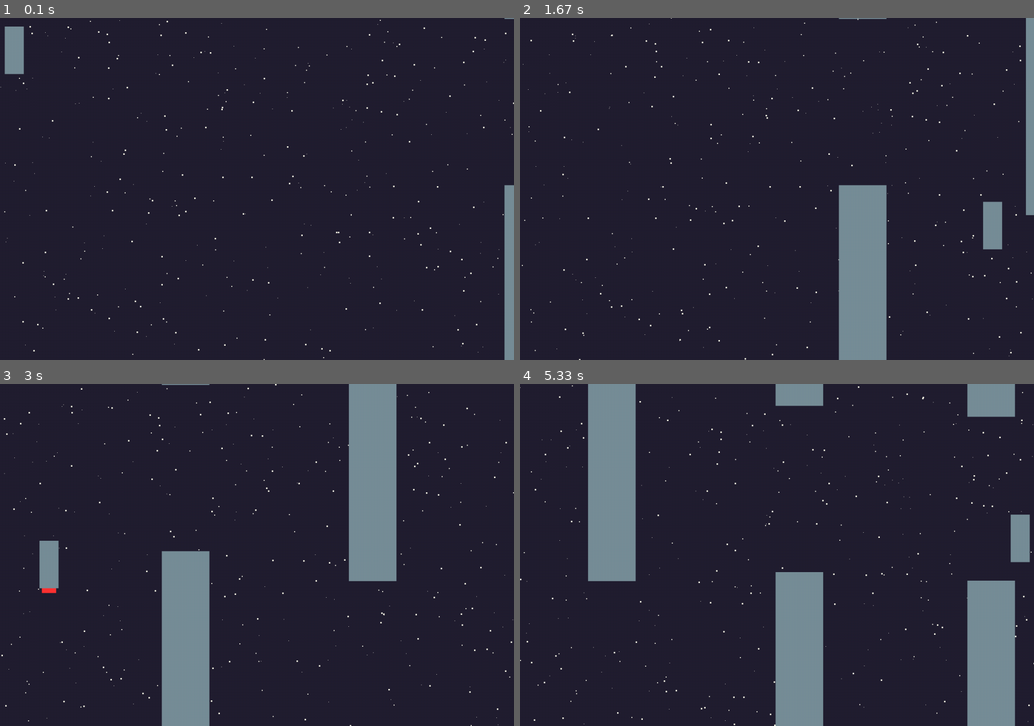
Above: before the commit, frames 1-4 (two rows, left to right).
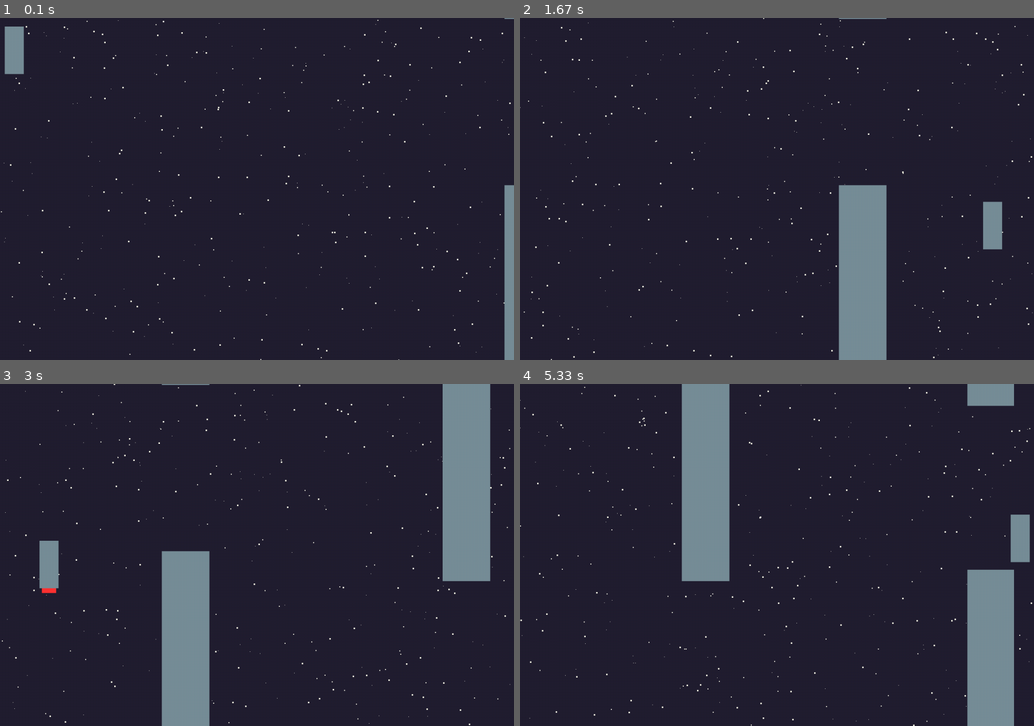
Above: after the commit, the same moments.

Repository: a96lex/pygame-floating-rocket
Game: pygame game, started from main.py
Two runs of this game, one before a commit and one after it. Both use one fixed random seed, a clock stepped at 60 frames per second and the inputs below.
Inputs:
- Up to frame 1 (0.1 s): no input
- Up to frame 2 (1.67 s): hold Right 0.33-0.8 s; hold Up 0.83-1.13 s; hold Right 1.17-1.63 s
- Up to frame 3 (3 s): hold Left 1.67-2.2 s; hold Left 2.23-2.63 s; hold Up from 2.67 s (still down)
- Up to frame 4 (5.33 s): release Up at 3.03 s; hold Right 3.07-3.7 s; hold Left 3.73-4.2 s; hold Right 4.23-4.7 s; hold Up 4.73-5.03 s; hold Right from 5.07 s (still down)

The runs differ from the first frame. In frame 1, 0.8% of the frame differs, in the area x 0-100%, y 0-100%; in frame 2, 1.6%; in frame 3, 11%; in frame 4, 17%.

Commit message:
shrinking pipes

Diff:
--- a/main.py
+++ b/main.py
@@ -15,21 +15,19 @@
 run = True
 
 pipe_gap = 350
+pipe_width = 100
 
-n_pipes = 3
+n_pipes = 2
 
 player = Player(win)
-pipes = [Pipe(win, pipe_gap) for i in range(n_pipes)]
+pipes = [Pipe(win, pipe_gap, pipe_width) for i in range(n_pipes)]
 
 for i in range(n_pipes):
     pipes[i].rect1.x += i * (screen_width + 100) / (n_pipes)
     pipes[i].rect2.x += i * (screen_width + 100) / (n_pipes)
 
-stars = Stars(surface=win, star_count=500, star_movement=[1, 0])
+stars = Stars(surface=win, star_count=500, star_movement=[-2, 0.1])
 
-# update star velocity at random (for testing)
-new_star_vel = [np.random.random() - 0.5, np.random.random() - 0.5]
-stars.change_star_movement(star_movement=new_star_vel)
 
 while run:
     win.fill(colors.BG)
@@ -46,9 +44,12 @@
             player.color = colors.FIRE
             collided = True
         if pipe.rect1.x < 0 - pipe.width:
-            if pipe_gap > 200:
+            if pipe_gap > 160:
                 pipe_gap -= 5
-            pipe.reset(win, pipe_gap)
+            if pipe_width > 10:
+                pipe_width -= 1.5
+
+            pipe.reset(win, pipe_gap, pipe_width)
 
     if not collided:
         player.color = colors.LIGHT
--- a/pipe.py
+++ b/pipe.py
@@ -4,9 +4,9 @@
 
 
 class Pipe(pygame.sprite.Sprite):
-    def __init__(self, surface, pipe_gap):
+    def __init__(self, surface, pipe_gap, pipe_width):
         self.bounds = surface.get_size()
-        self.width = 100
+        self.width = pipe_width
         self.pipe_gap = pipe_gap
         height1 = np.random.randint(0, high=self.bounds[1] * 0.6)
         height2 = self.bounds[1] - height1 - self.pipe_gap
@@ -23,8 +23,8 @@
         pygame.draw.rect(surface, colors.LIGHT, self.rect1)
         pygame.draw.rect(surface, colors.LIGHT, self.rect2)
 
-    def reset(self, surface, pipe_gap):
-        self.__init__(surface, pipe_gap)
+    def reset(self, surface, pipe_gap, pipe_width):
+        self.__init__(surface, pipe_gap, pipe_width)
 
     def __del__(self):
         print("pipe deleted")
